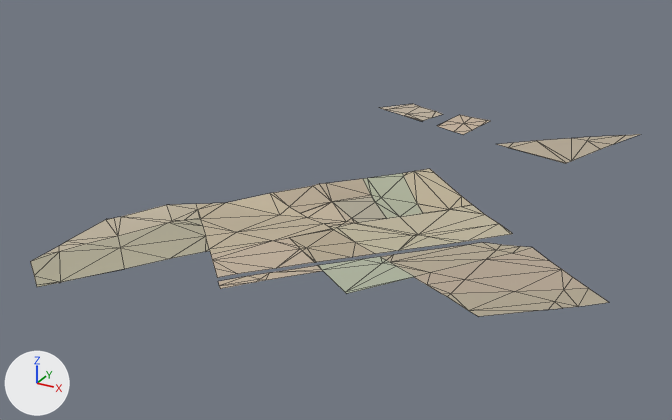
Before and after pictures for a commit that changed the glTF model assets/malta/countryside/farm_-9_7_soil.glb.
Camera for both pictures: a 50 mm lens placed at (669.0, -1105.0, 589.0), pointed at (233.0, -313.0, 192.0). Arrows for +X, +Y and +Z are at lower left; the lights stay in place. The picture after the commit comes second. Mesh edges are drawn as thin lines. Vertices at exactly the same position are counted once.

The first picture shows 'geometry_0'.
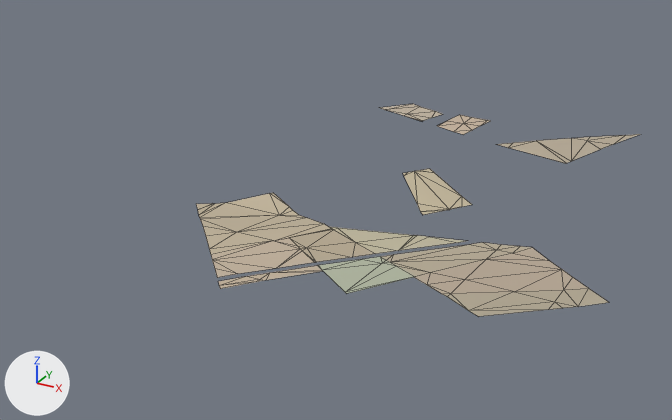
Changed parts and their boxes (x1, y1, x2, y2) in the pictures (672 x 420 px):
'geometry_0', reshaped (27% narrower): before (30, 104, 640, 317); after (196, 104, 640, 317)
part 1 of me_geometry_0, cut back: before (30, 173, 513, 287); after (198, 203, 450, 219)

The edits, one by one:
me_geometry_0 is used by ob_geometry_0; location (0.0, 0.0, 0.0).
me_geometry_0 had 210 vertices, 262 faces and spanned x 20.0..540.0, y -597.0..30.0, z 182.0..214.0.
me_geometry_0 now has 161 vertices, 174 faces and spans x 87.0..540.0, y -530.0..30.0, z 185.0..214.0.
Part 1, on me_geometry_0:
58 vertices are removed from x 20.0..422.0, y -597.0..-225.0, z 182.0..201.0.
103 faces are deleted.
9 vertices are added at x 102.0..341.0, y -392.0..-260.0, z 186.0..196.0.
15 new faces join them.
